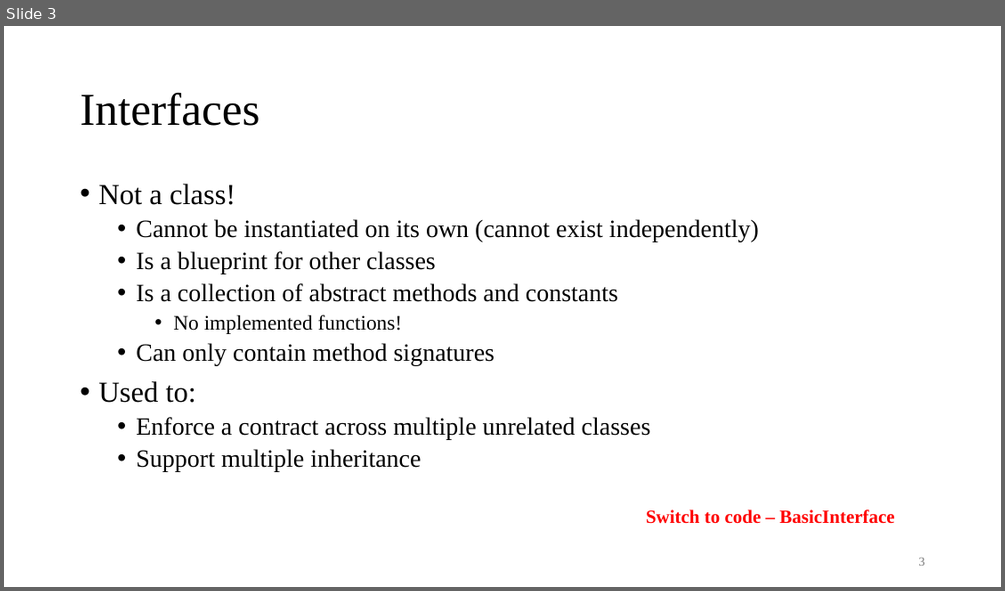
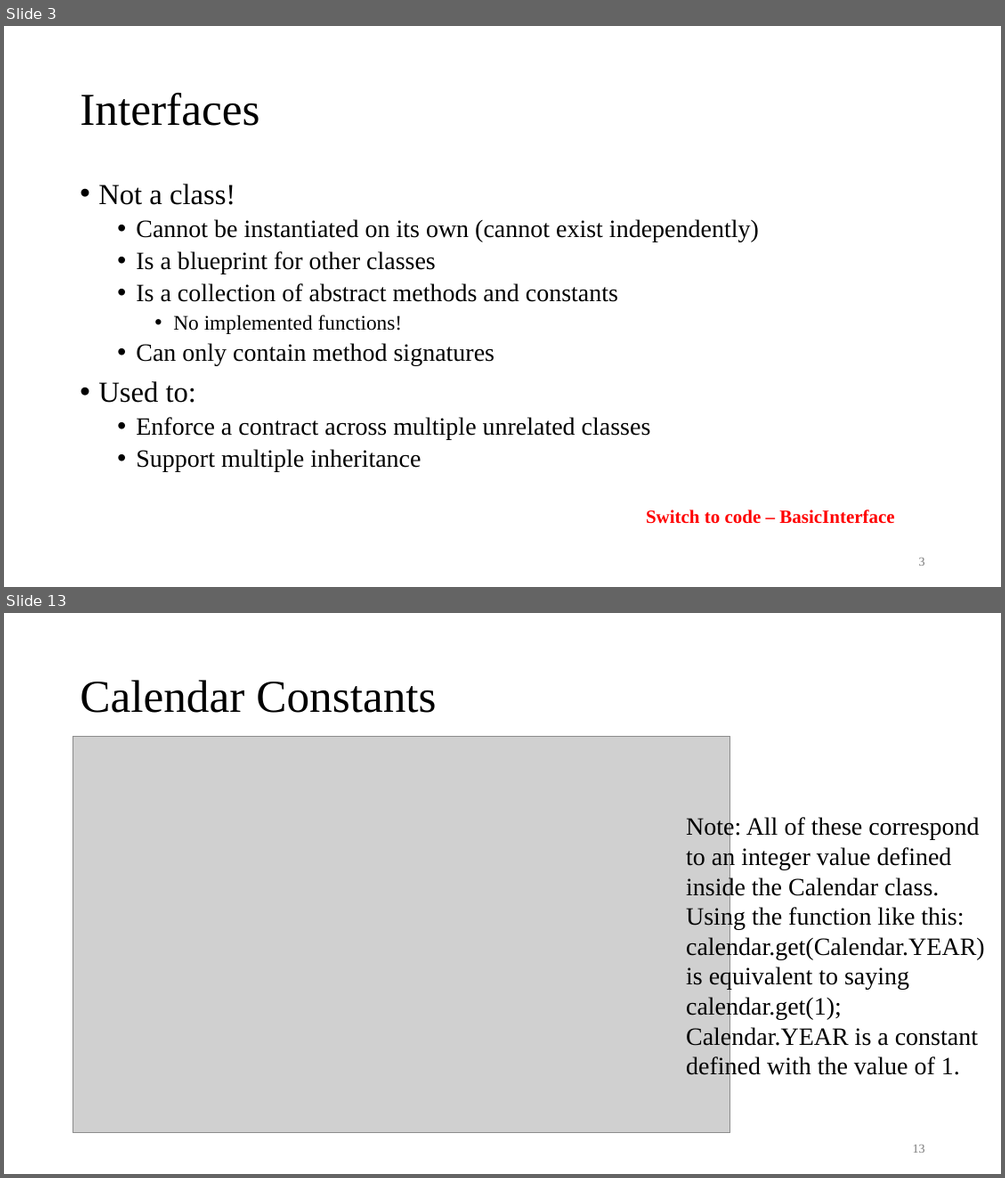
Before and after one commit to AughdonBreslin/CS501IntroToJava, a slide deck: Lectures/12_Abstract_Classes_&_Interfaces.pptx. Shown one above the other, each under a label of ours: slide 3 before the commit, slides 3 and 13 after it; the slides between them are not shown. The pictures are 1005x591 and 1005x1178 pixels, drawn with LibreOffice and Linux fonts; fonts in the diff are those of the drawing; grey boxes stand for pictures. Boxes give left, top, right and bottom in pixels: in the first picture for what was removed or moved away, otherwise in the second. Text is boxed around its words. In the diff, an @@ line names an element or a change of style, - is before the commit and + after.

```diff
--- a/Lectures/12_Abstract_Classes_&_Interfaces.pptx
+++ b/Lectures/12_Abstract_Classes_&_Interfaces.pptx
@@ slide 13 added at bbox=[4, 613, 1001, 1174], background #FFFFFF @@
@@ title added at bbox=[80, 680, 436, 713], 44 pt, text #000000 @@
+Calendar Constants
@@ picture added at bbox=[73, 737, 731, 1134] @@
@@ text added at bbox=[686, 816, 985, 1079], 24 pt, text #000000 @@
+Note: All of these correspond to an integer value defined inside the Calendar class. Using the function like this: calendar.get(Calendar.YEAR)
+is equivalent to saying calendar.get(1);
+Calendar.YEAR is a constant defined with the value of 1.
@@ page number added at bbox=[913, 1144, 925, 1152], 12 pt, text #797979 @@
+13
```
Also in this commit, not shown: 23 other slides added, 23 other files.
